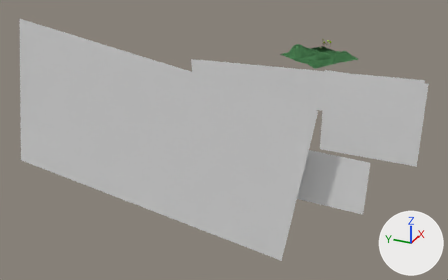
An edit to the Blender file 03-Scenes/1basicJungle.blend, drawn before and after from the same camera.
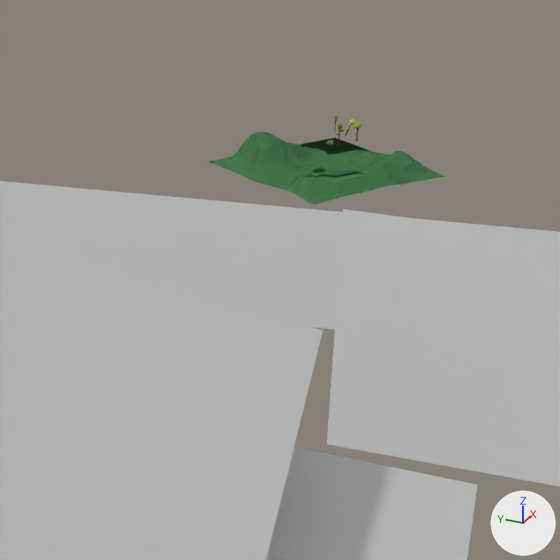
Each version appears first whole from a camera (50 mm lens) standing at (-682.0, -185.0, 202.0) and looking at (-200.0, 32.0, -39.0), and next in a close-up on the part from 47% to 89% of the width and 0% to 67% of the height. Lighting does not change. The marker at lower right points along +X, +Y and +Z.

In view in the first close-up: 'jungleplaneBG', 'jungleplaneBG.001', 'mountainplaneONEBG', 'mountainplaneTWOBG', 'tree-plane'.
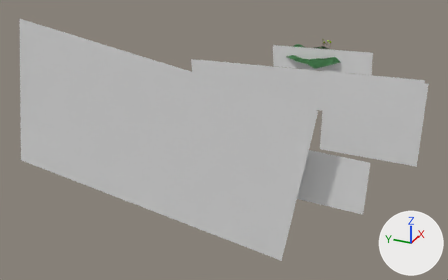
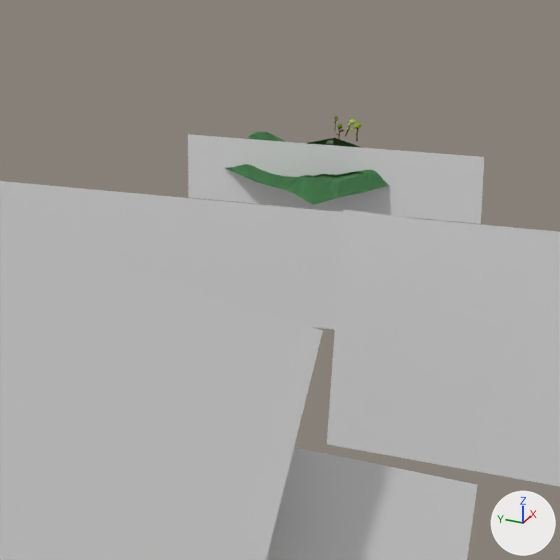
Scene script edits in JSON lines:
```json
{"op": "add", "block": "ob_jungleplanebg_003", "code": ["ob_jungleplanebg_003 = bpy.data.objects.new('jungleplaneBG.003', None)", "ob_jungleplanebg_003.location = (-47.8, -14.4, 1.5)", "ob_jungleplanebg_003.rotation_euler = (-0.045, -0.0021, -0.00735)  # degrees (-2.6, -0.1, -0.4)", "ob_jungleplanebg_003.scale = (0.615, 0.634, 0.615)", "ob_jungleplanebg_003.show_instancer_for_render = False", "ob_jungleplanebg_003.instance_type = 'COLLECTION'", "ob_jungleplanebg_003.instance_collection = col_jungleplanebg"]}
```

Pixel boxes [x1, y1, x2, y2] of what changed, in the close-ups (560 x 560 px):
```json
{"object": "jungleplaneBG.003", "change": "added", "after": [188, 134, 484, 224]}
{"object": "tree-plane", "change": "unchanged, covered by the edit", "before": [209, 132, 444, 205], "after": [226, 132, 389, 205]}
```
